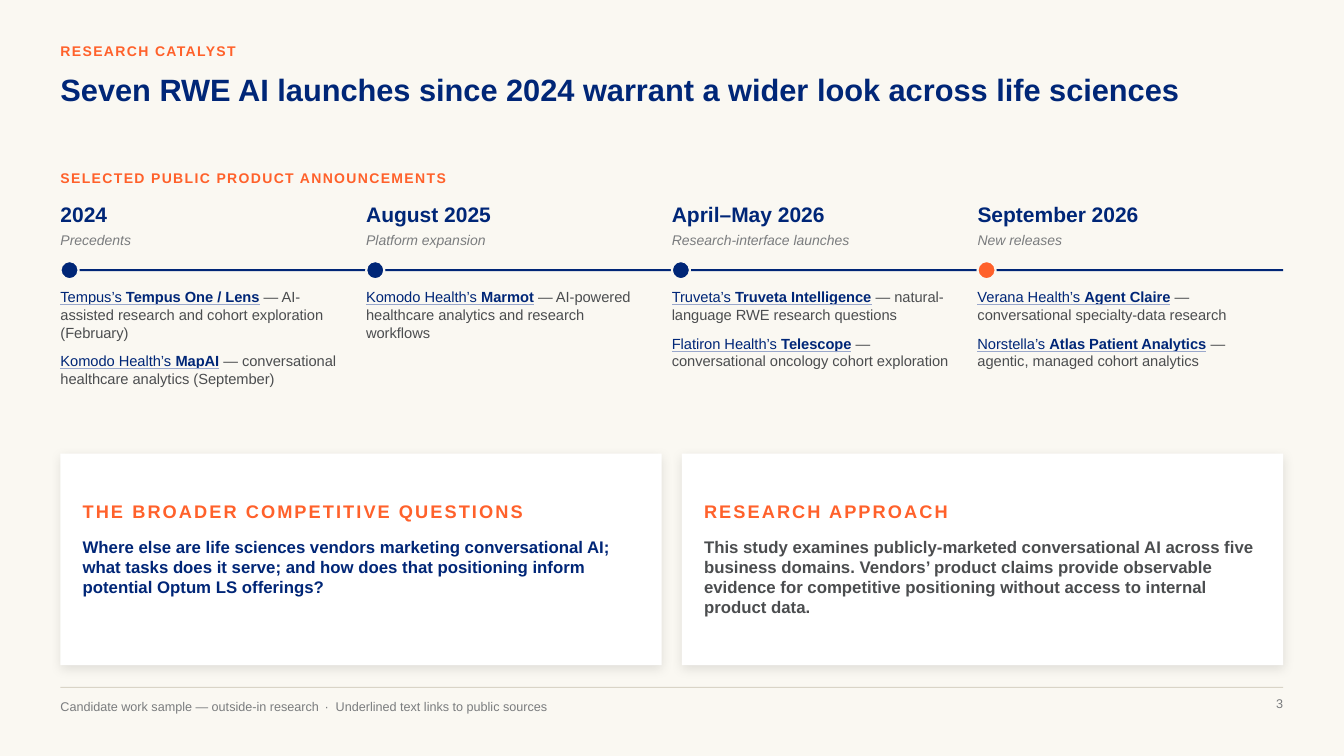
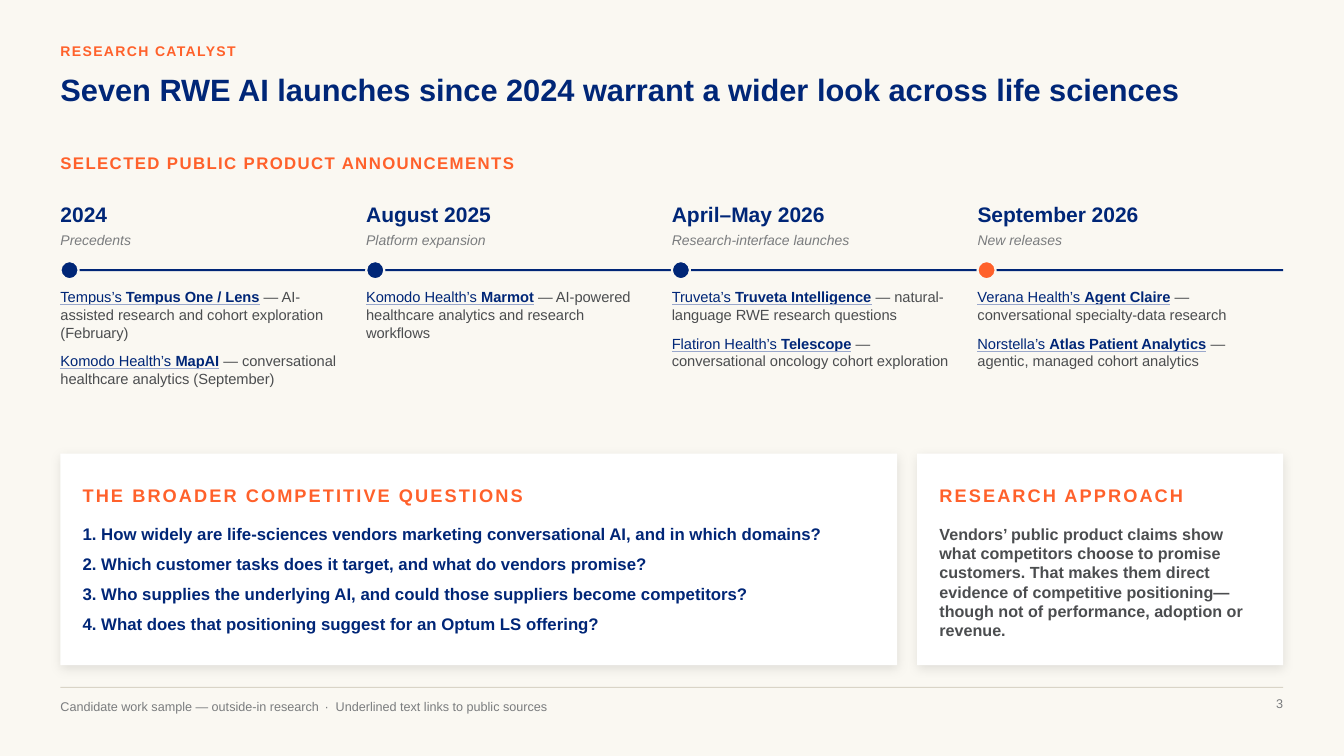
Before and after one commit to marinojt/test, a slide deck: slide 3 of deck/Optum-LS-Conversational-AI-10.16.pptx. Drawn at 1344x756 pixels with LibreOffice and Linux fonts; fonts in the diff are those of the drawing. Boxes give left, top, right and bottom in pixels: in the first picture for what was removed or moved away, otherwise in the second. Text is boxed around its words. In the diff, an @@ line names an element or a change of style, - is before the commit and + after.

```diff
--- a/deck/Optum-LS-Conversational-AI-10.16.pptx
+++ b/deck/Optum-LS-Conversational-AI-10.16.pptx
@@ text "SELECTED PUBLIC PRODUCT ANNOUNCEMENTS": place and size @@
-text "SELECTED PUBLIC PRODUCT ANNOUNCEMENTS" at box(60, 173, 446, 183)
+text "SELECTED PUBLIC PRODUCT ANNOUNCEMENTS" at box(60, 157, 514, 169)
@@ text "SELECTED PUBLIC PRODUCT ANNOUNCEMENTS" at box(60, 157, 514, 169): size 10 to 12 pt @@
@@ rectangle: place and size @@
-rectangle at box(60, 454, 661, 665)
+rectangle at box(60, 454, 897, 665)
@@ rectangle: place and size @@
-rectangle at box(682, 454, 1282, 665)
+rectangle at box(918, 454, 1284, 665)
@@ text "THE BROADER COMPETITIVE QUESTIONS": place and size @@
-text "THE BROADER COMPETITIVE QUESTIONS" at box(83, 505, 523, 522)
+text "THE BROADER COMPETITIVE QUESTIONS" at box(83, 489, 523, 506)
@@ text "RESEARCH APPROACH": place and size @@
-text "RESEARCH APPROACH" at box(704, 505, 948, 518)
+text "RESEARCH APPROACH" at box(939, 489, 1183, 502)
@@ text at box(83, 528, 821, 634): text changed @@
-Where else are life sciences vendors marketing conversational AI; what tasks does it serve; and how does that positioning inform potential Optum LS offerings?
+1. How widely are life-sciences vendors marketing conversational AI, and in which domains?
+2. Which customer tasks does it target, and what do vendors promise?
+3. Who supplies the underlying AI, and could those suppliers become competitors?
+4. What does that positioning suggest for an Optum LS offering?
@@ text at box(939, 528, 1243, 636): text changed; size 12 to 11.5 pt @@
-This study examines publicly-marketed conversational AI across five business domains. Vendors’ product claims provide observable evidence for competitive positioning without access to internal product data.
+Vendors’ public product claims show what competitors choose to promise customers. That makes them direct evidence of competitive positioning—though not of performance, adoption or revenue.
```
Also in this commit, not shown: 2 other slides changed, 4 other files.
